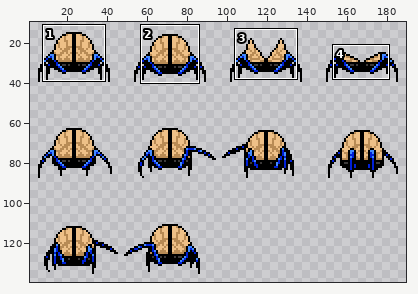
One commit to this sprite sheet: Enemies/Sprite/Creepy_spider_eye-Sheet.png. Above: a wide view before the commit, with the close-up outlined.
Close-up. Before the edit:
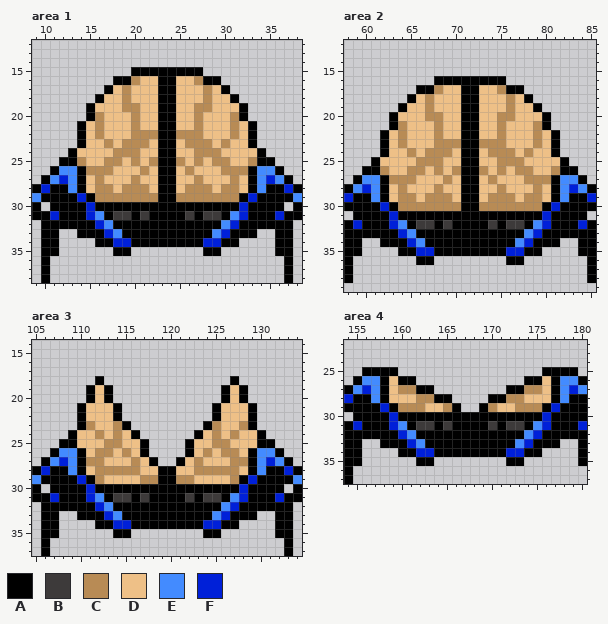
The file is 192x144 pixels. Shown: area 1: x 9..38, y 12..38; area 2: x 58..85, y 12..39; area 3: x 105..134, y 14..37; area 4: x 154..180, y 22..37. The wide view leaves out empty margins. The commit also changed other parts of the picture, which this record leaves out.
Palette (. is transparent): A #000000  B #3d3a3a  C #b88b55  D #eec087  E #438bff  F #0020d8
Pixels before, area 1, first column x 9:
15 ...........AAAAAAAA...........
16 .........AACDDAADDCAA.........
17 ........ADCDDDAADDDCDA........
18 .......ADDCDDDAADDDCDDA.......
19 ......ADDDCCDDAADDCCDDDA......
20 ......ACDDDCDDAADDCDDDCA......
21 .....ADCDDDCDDAADDCDDDCDA.....
22 .....ADCDDDCCCAACCCDDDCDA.....
23 .....ADDCDCCCDAADCCCDCDDA.....
24 ....ADDDDCCCDDAADDCCCDDDDA....
25 ...AACDDCCDCDCAACDCDCCDDCAA...
26 ..AEEACCCDDDCDAADCDDDCCCAEEA..
27 .AEFEADCDDDCDDAADDCDDDCDAEFEA.
28 AFAAEADCCDCCCDAADCCCDCCDAEAAFA
29 EAAAAFACCCCCCCAACCCCCCCAFAAAAE
30 A.AAAAFAAAAAAAAAAAAAAAAFAAAA.A
31 AAFAAAFEABBABAAAABABBAEFAAAFAA
32 .AAAAAAFEAAAAAAAAAAAAEFAAAAAA.
33 .AA..AAAFEAAAAAAAAAAEFAAA..AA.
34 .AA....AAFFAAAAAAAAFFAA....AA.
35 .AA......AA........AA......AA.
36 .A..........................A.
37 .A..........................A.
38 .A..........................A.
Pixels before, area 2, first column x 58:
16 ..........AAAAAAAA..........
17 ........AACDDAADDCAA........
18 .......ADCDDDAADDDCDA.......
19 ......ADDCDDDAADDDCDDA......
20 .....ADDDCCDDAADDCCDDDA.....
21 .....ACDDDCDDAADDCDDDCA.....
22 ....ADCDDDCDDAADDCDDDCDA....
23 ....ADCDDDCCCAACCCDDDCDA....
24 ....ADDCDCCCDAADCCCDCDDA....
25 ...ADDDDCCCDDAADDCCCDDDDA...
26 ..AACDDCCDCDCAACDCDCCDDCAA..
27 .AEEACCCDDDCDAADCDDDCCCAEEA.
28 AEFEADCDDDCDDAADDCDDDCDAEFEA
29 FAAEADCCDCCCDAADCCCDCCDAEAAF
30 AAAAFACCCCCCCAACCCCCCCAFAAAA
31 .AAAAFAAAAAAAAAAAAAAAAFAAAA.
32 AFAAAFEABBABAAAABABBAEFAAAFA
33 AAAAAAFEAAAAAAAAAAAAEFAAAAAA
34 AA..AAAFEAAAAAAAAAAEFAAA..AA
35 AA....AAFFAAAAAAAAFFAA....AA
36 A.......AA........AA.......A
37 A..........................A
38 A..........................A
Pixels before, area 3, first column x 105:
18 .......A..............A.......
19 ......ADA............ADA......
20 ......ADA............ADA......
21 .....ADDDA..........ADDDA.....
22 .....ADDDA..........ADDDA.....
23 .....ACDDCA........ACDDCA.....
24 ....ADDCDCDA......ADCDCDDA....
25 ...AADDDCCDDA....ADDCCDDDAA...
26 ..AEEADCCDCDA....ADCDCCDAEEA..
27 .AEFEACCDDDCDA..ADCDDDCCAEFEA.
28 AFAAEADCCCCCDDAADDCCCCCDAEAAFA
29 EAAAAFACDDDDCCAACCDDDDCAFAAAAE
30 A.AAAAFAAAAAAAAAAAAAAAAFAAAA.A
31 AAFAAAFEABBABAAAABABBAEFAAAFAA
32 .AAAAAAFEAAAAAAAAAAAAEFAAAAAA.
33 .AA..AAAFEAAAAAAAAAAEFAAA..AA.
34 .AA....AAFFAAAAAAAAFFAA....AA.
35 .AA......AA........AA......AA.
36 .A..........................A.
37 .A..........................A.
Pixels before, area 4, first column x 154:
25 ..AAAA................AAAA.
26 .AEEADAA............AADAEEA
27 AEFEADCCAA........AACCDAEFE
28 FAAEADDDCCAA....AACCDDDAEAA
29 AAAAFACCCDDCA..ACDDCCCAFAAA
30 .AAAAFAAAAAAAAAAAAAAAAFAAAA
31 AFAAAFEABBABAAAABABBAEFAAAF
32 AAAAAAFEAAAAAAAAAAAAEFAAAAA
33 AA..AAAFEAAAAAAAAAAEFAAA..A
34 AA....AAFFAAAAAAAAFFAA....A
35 AA......AA........AA......A
36 A..........................
37 A..........................
Now the later version:
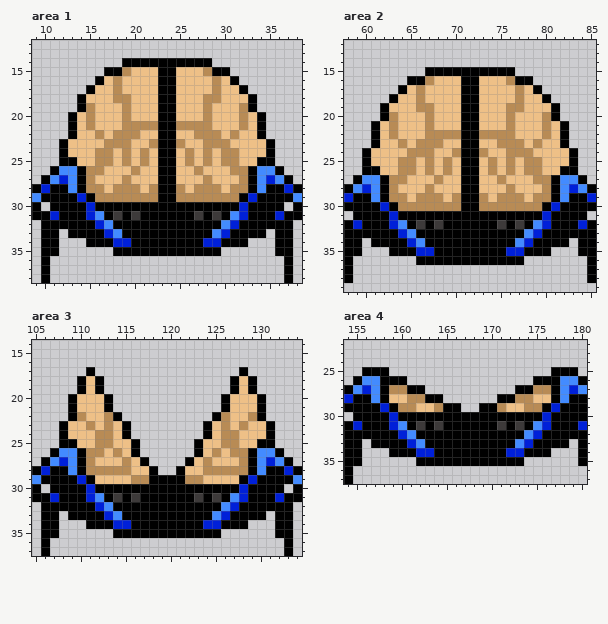
Changes in this commit:
Changed rows in their new state; - is an unchanged pixel.
Area 1:
first column x 12:
14 -------AAAAAAAAAA-------
15 -----AACDDD--DDDCAA-----
16 ----ADCDD------DDCDA----
17 ---ADDCD--------DCDDA---
18 --ADD-C----------C-DDA--
19 --AC----D------D----CA--
20 -ADCD--CD------DC--DCDA-
21 -ADCD--C-CC--CC-C--DCDA-
22 -AD---CC-DD--DD-CC---DA-
23 ADD---C-DDC--CDD-C---DDA
24 AD--CCD-DC----CD-DCC--DA
25 --D-C-DCDCD--DCDCD-C-D--
26 -----D--CD----DC--D-----
27 ---CD--CD------DC--DC---
28 ---C-DC--DC--CD--CD-C---
31 -------ABA----ABA-------
33 -A--------------------A-
34 ---A----------------A---
35 --------AAAAAAAA--------
Area 2:
first column x 60:
15 -------AAAAAAAAAA-------
16 -----AACDDD--DDDCAA-----
17 ----ADCDD------DDCDA----
18 ---ADDCD--------DCDDA---
19 --ADD-C----------C-DDA--
20 --AC----D------D----CA--
21 -ADCD--CD------DC--DCDA-
22 -ADCD--C-CC--CC-C--DCDA-
23 -AD---CC-DD--DD-CC---DA-
24 ADD---C-DDC--CDD-C---DDA
25 AD--CCD-DC----CD-DCC--DA
26 --D-C-DCDCD--DCDCD-C-D--
27 -----D--CD----DC--D-----
28 ---CD--CD------DC--DC---
29 ---C-DC--DC--CD--CD-C---
32 -------ABA----ABA-------
34 -A--------------------A-
35 ---A----------------A---
36 --------AAAAAAAA--------
Area 3:
first column x 108:
17 ---A----------------A---
18 --AD----------------DA--
19 --ADA.------------.ADA--
20 -ADD----------------DDA-
21 -AD--A.----------.A--DA-
22 -AC--C------------C--CA-
23 ADD--CD----------DC--DDA
24 AD---CDA.------.ADC---DA
25 ----C-D-A.----.A-D-C----
26 ---C-DCDA.----.ADCD-C---
27 ----D--CDA.--.ADC--D----
28 ---C----D-A..A-D----C---
29 ----D---C-A--A-C---D----
31 -------ABA----ABA-------
33 -A--------------------A-
34 ---A----------------A---
35 --------AAAAAAAA--------
Area 4:
first column x 157:
25 --.----------------.--
26 --A-.------------.-A--
27 --C-A-.--------.-A-C--
28 ----C-A-.----.-A-C----
29 -----D-CA----AC-D-----
31 ------ABA----ABA------
33 A--------------------A
34 --A----------------A--
35 -------AAAAAAAA-------
Changed places in both close-ups, as pixel boxes (x1, y1, x2, y2):
changed: (59, 58, 275, 256)
changed: (362, 67, 578, 256)
added: (434, 256, 506, 265)
changed: (59, 367, 275, 538)
changed: (371, 367, 569, 466)
